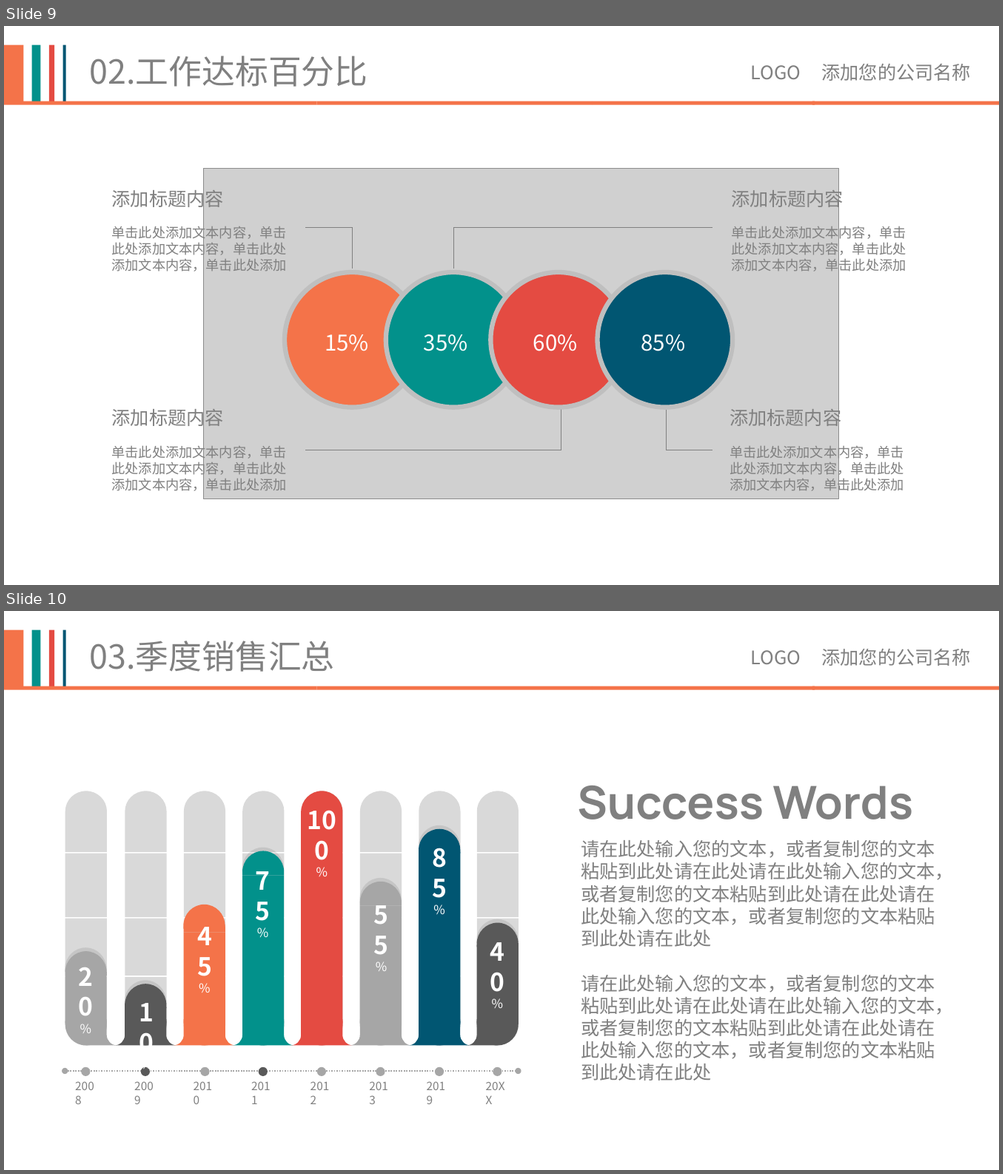
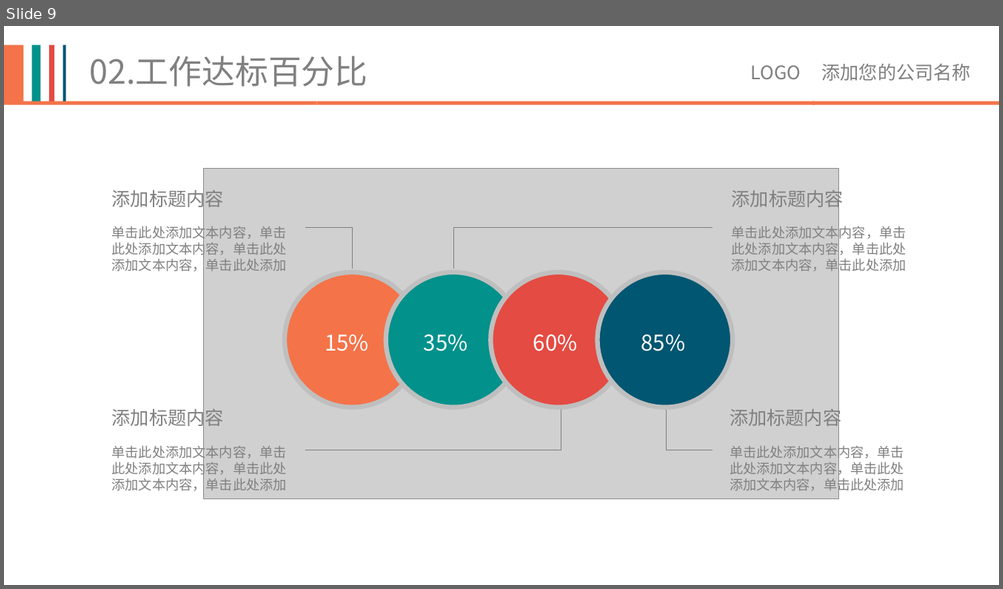
Before and after one commit to TinyWorker/speechless.github.io, a slide deck: images/通用商务.pptx. Shown one above the other, each under a label of ours: slides 9 and 10 before the commit, slide 9 after it. The pictures are 1003x1174 and 1003x589 pixels, drawn with LibreOffice and Linux fonts; fonts in the diff are those of the drawing; grey boxes stand for pictures; background and template pictures are left out. Boxes give left, top, right and bottom in pixels: in the first picture for what was removed or moved away, otherwise in the second. Text is boxed around its words. In the diff, an @@ line names an element or a change of style, - is before the commit and + after.

```diff
--- a/images/通用商务.pptx
+++ b/images/通用商务.pptx
@@ slide 10 removed at (x1=4, y1=611, x2=999, y2=1170), background picture (left out) @@
@@ group removed at (x1=4, y1=629, x2=66, y2=686): 4 rectangles @@
@@ text removed at (x1=90, y1=641, x2=335, y2=672) @@
-03.季度销售汇总
@@ text removed at (x1=751, y1=649, x2=970, y2=666) @@
-LOGO 添加您的公司名称
@@ group removed at (x1=4, y1=686, x2=999, y2=690): 4 rectangles @@
@@ group removed at (x1=65, y1=786, x2=953, y2=1097): 53 freeform shapes, 24 rectangles, 18 texts, 8 ellipses, 1 double arrow @@
-20
-%
-10
-%
-45
-%
-75
-%
-100
-%
-85
-%
-55
-%
-40
-%
-20XX
-2019
-2013
-2012
-2011
-2010
-2009
-2008
-Success Words
-请在此处输入您的文本，或者复制您的文本粘贴到此处请在此处请在此处输入您的文本，或者复制您的文本粘贴到此处请在此处请在此处输入您的文本，或者复制您的文本粘贴到此处请在此处
-请在此处输入您的文本，或者复制您的文本粘贴到此处请在此处请在此处输入您的文本，或者复制您的文本粘贴到此处请在此处请在此处输入您的文本，或者复制您的文本粘贴到此处请在此处
```
Also in this commit, not shown: 5 slides changed, 2 slides added, 1 other slide removed.
